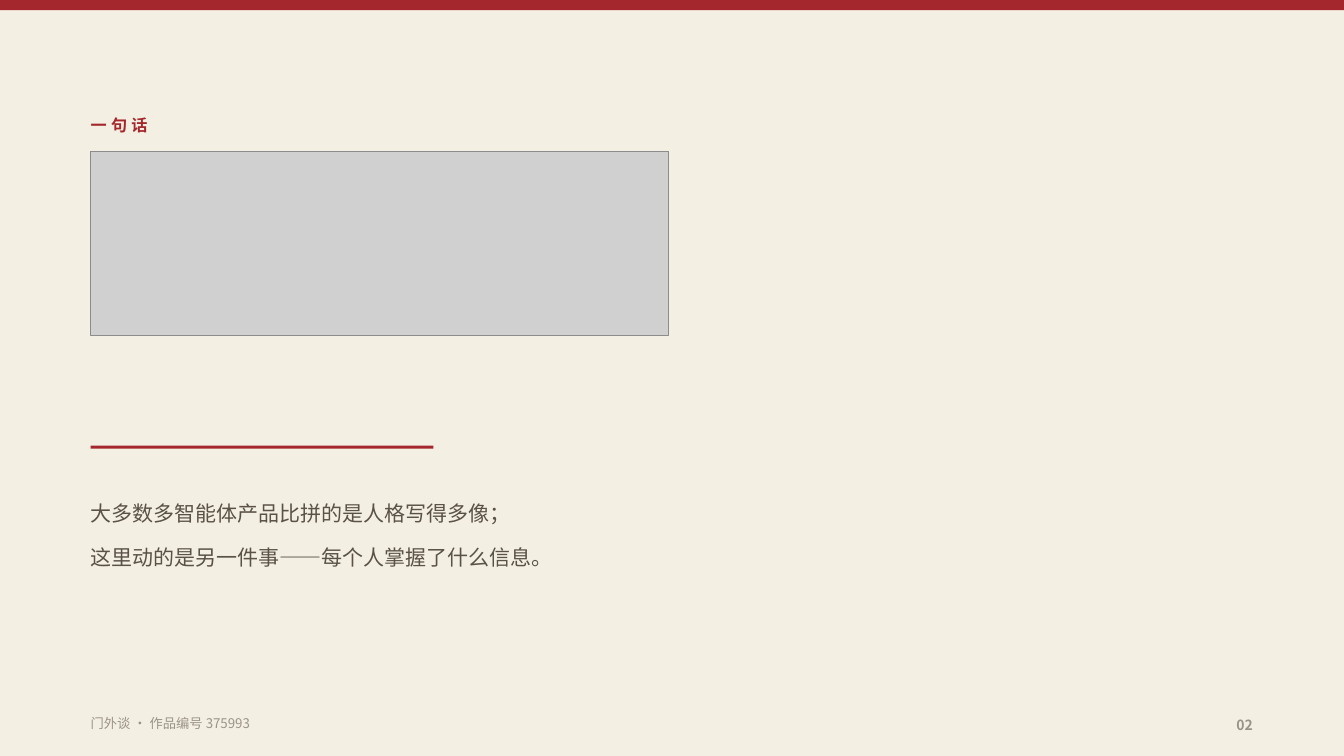
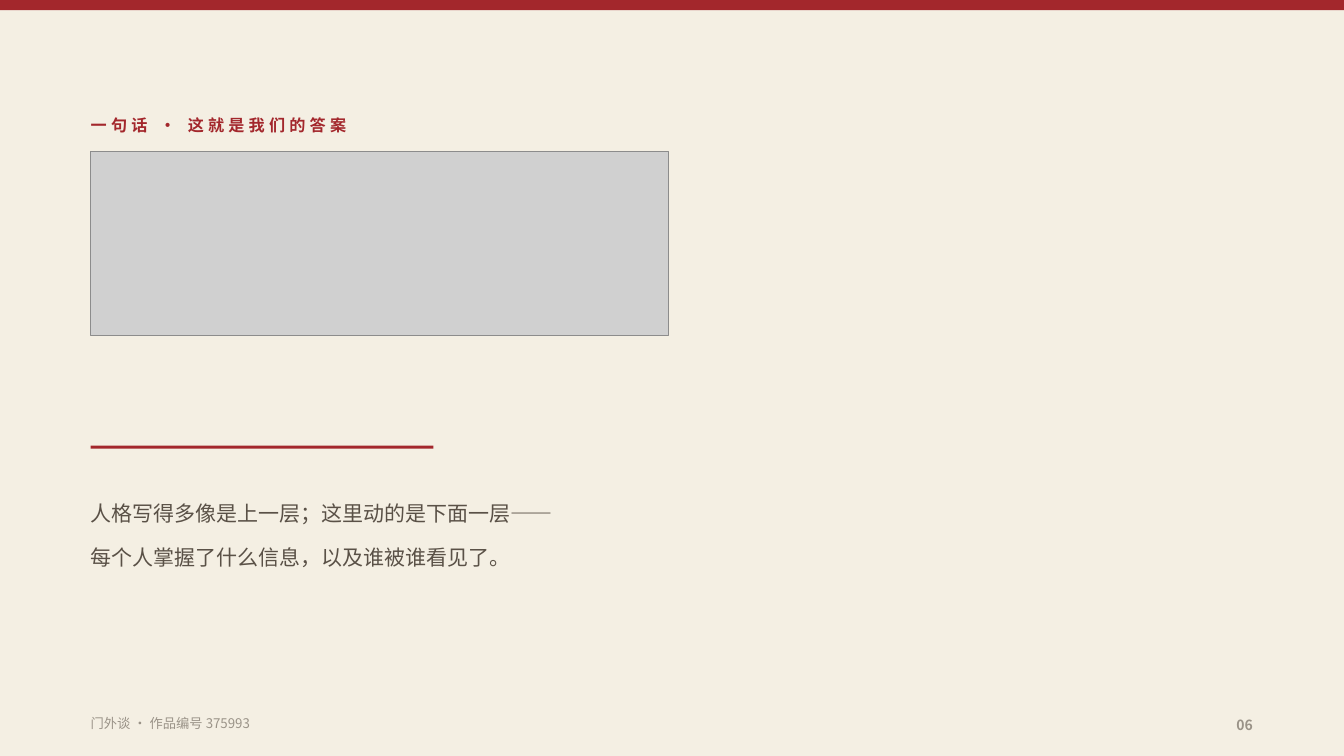
Before and after one commit to fsh114514/menwaitan, a slide deck: slide 6 of competition/答辩PPT.pptx (slide 2 before the commit). Drawn at 1344x756 pixels with LibreOffice and Linux fonts; fonts in the diff are those of the drawing; grey boxes stand for pictures. Boxes give left, top, right and bottom in pixels: in the first picture for what was removed or moved away, otherwise in the second. Text is boxed around its words. In the diff, an @@ line names an element or a change of style, - is before the commit and + after.

```diff
--- a/competition/答辩PPT.pptx
+++ b/competition/答辩PPT.pptx
@@ text at (91, 117, 346, 133): text changed @@
-一句话
+一句话 · 这就是我们的答案
@@ text at (91, 503, 553, 567): text changed @@
-大多数多智能体产品比拼的是人格写得多像；
-这里动的是另一件事——每个人掌握了什么信息。
+人格写得多像是上一层；这里动的是下面一层——
+每个人掌握了什么信息，以及谁被谁看见了。
@@ text at (1236, 719, 1252, 730): text changed @@
-02
+06
```
Also in this commit, not shown: 12 other slides changed, 1 slide added, 2 other files.
